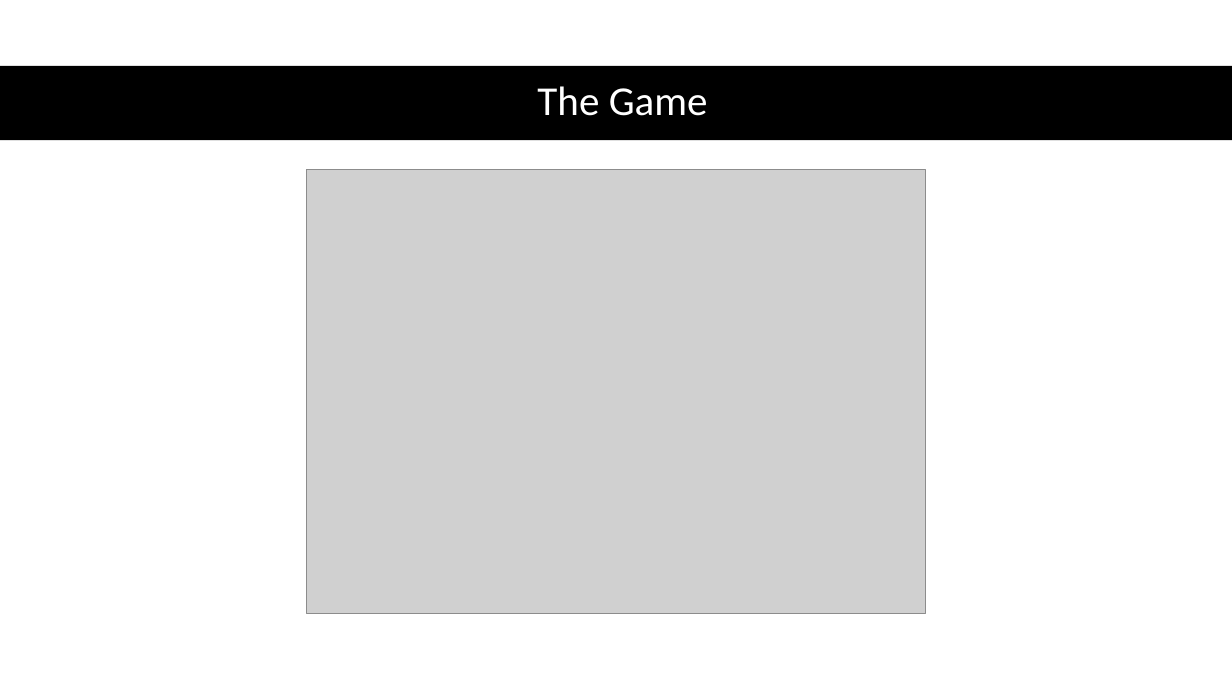
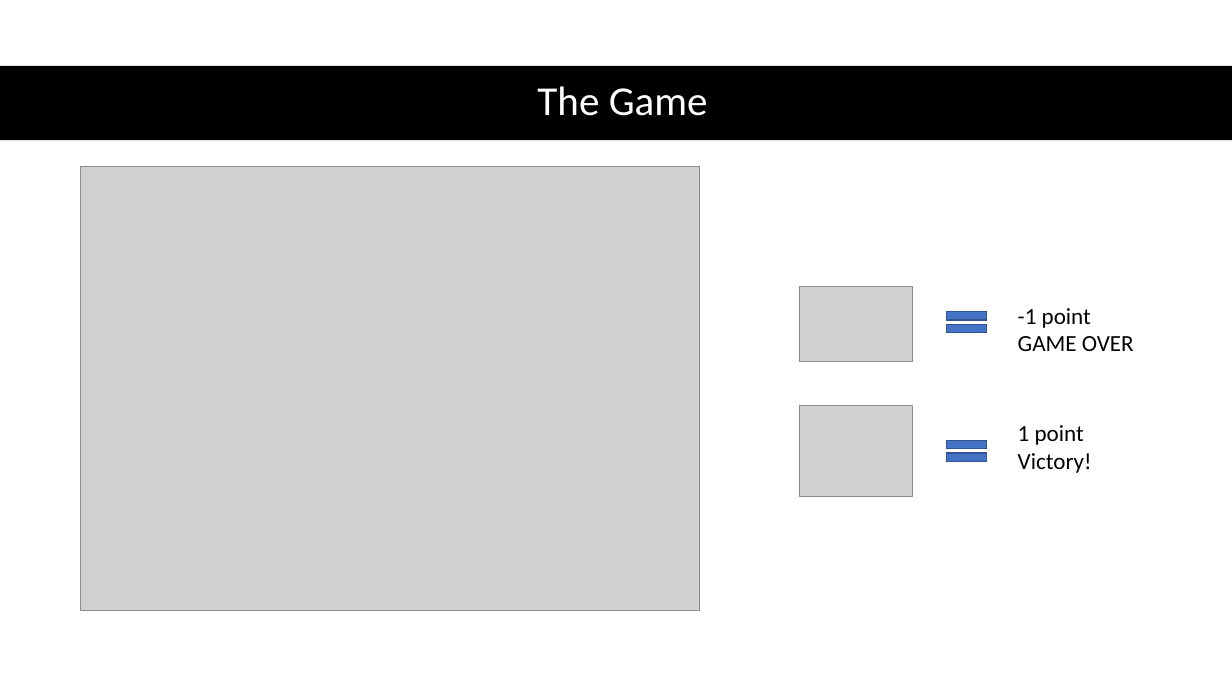
Before and after one commit to PaulSwenson2/ReinforcementLearningProjects, a slide deck: slide 4 of BasicEnvironment/Building a Reinforcement Learning Environment.pptx. Drawn at 1232x693 pixels with LibreOffice and Linux fonts; fonts in the diff are those of the drawing; grey boxes stand for pictures. Boxes give left, top, right and bottom in pixels: in the first picture for what was removed or moved away, otherwise in the second. Text is boxed around its words. In the diff, an @@ line names an element or a change of style, - is before the commit and + after.

```diff
--- a/BasicEnvironment/Building a Reinforcement Learning Environment.pptx
+++ b/BasicEnvironment/Building a Reinforcement Learning Environment.pptx
@@ picture: place and size @@
-picture at box(307, 169, 926, 614)
+picture at box(80, 166, 700, 611)
@@ picture added at box(799, 287, 913, 361) @@
@@ math equal added at box(940, 304, 994, 340), fill #4472C4, outline #325491 1 pt @@
@@ text added at box(1018, 308, 1134, 351), 18 pt, text #000000 @@
+-1 point
+GAME OVER
@@ picture added at box(799, 406, 913, 496) @@
@@ math equal added at box(940, 433, 994, 470), fill #4472C4, outline #325491 1 pt @@
@@ text added at box(1018, 425, 1092, 473), 18 pt, text #000000 @@
+1 point
+Victory!
```
Also in this commit, not shown: 1 other file.
